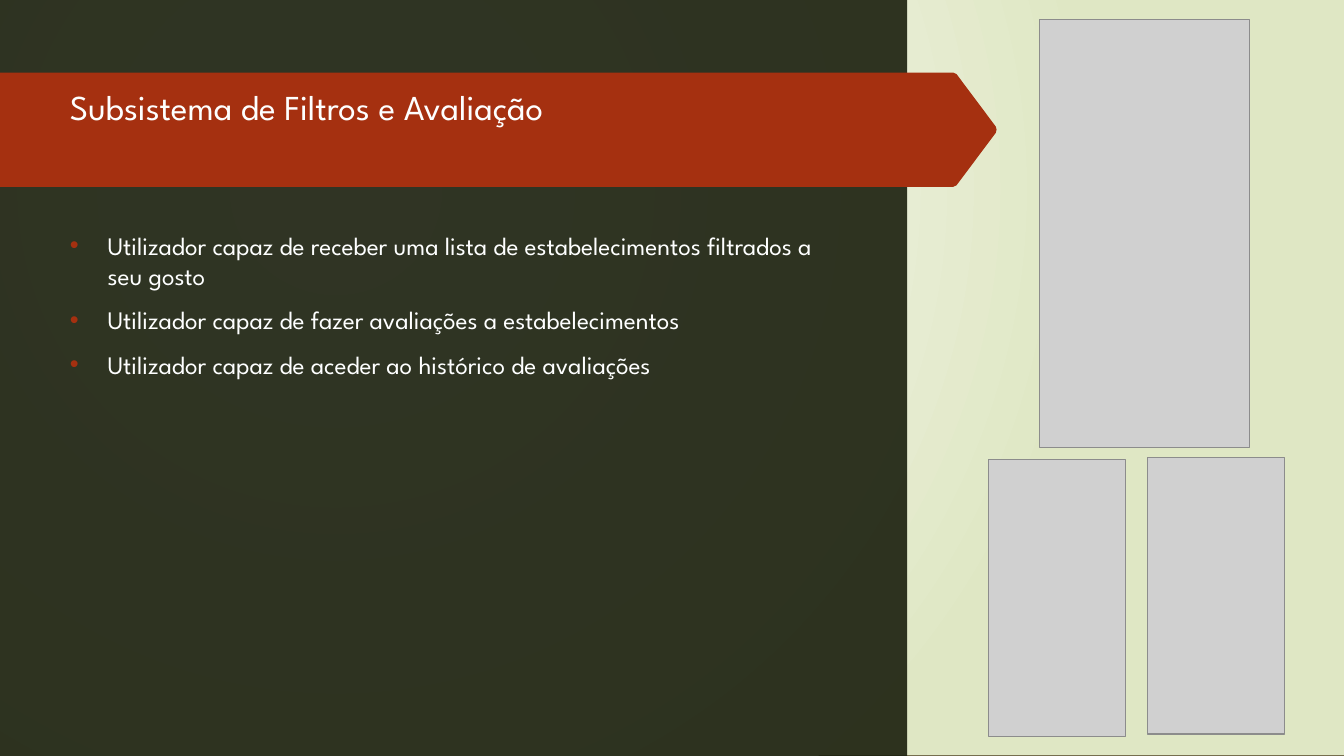
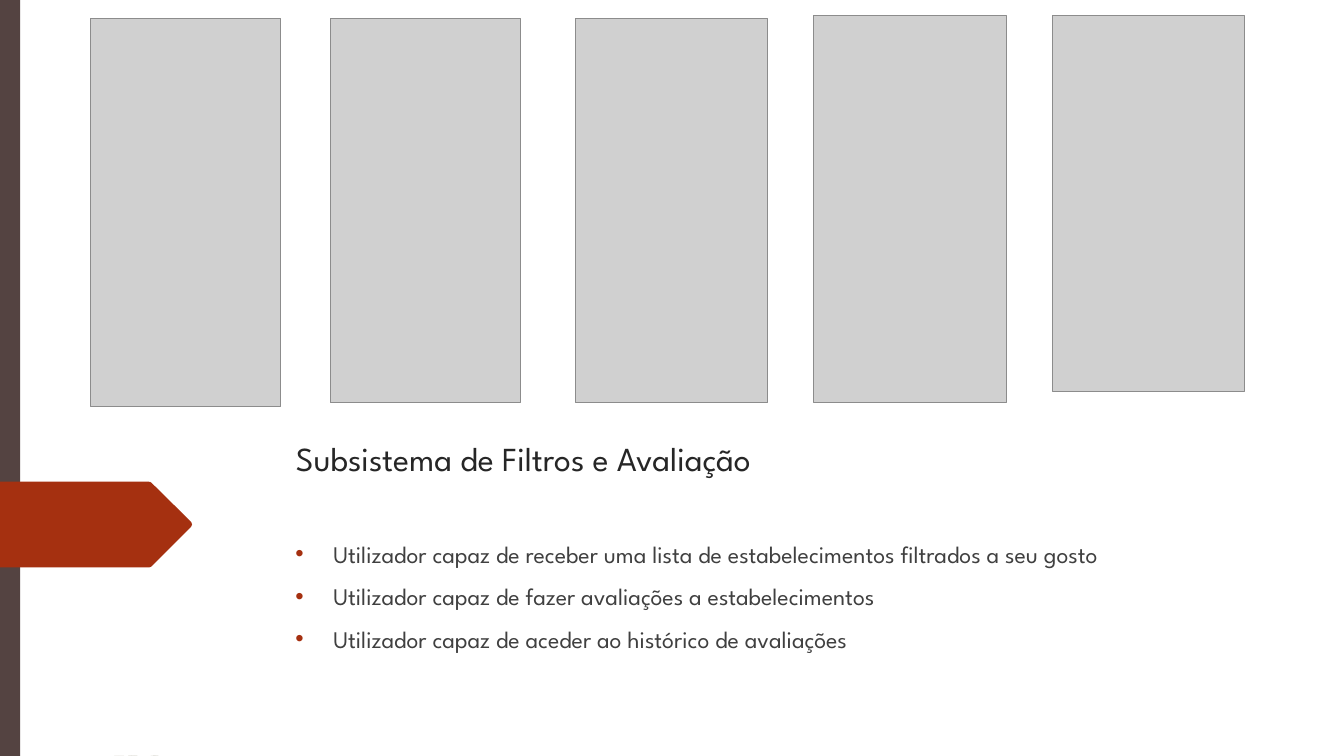
Before and after one commit to ftoldy1415/Projeto-LI4, a slide deck: slide 5 of FunTracker.pptx (slide 6 before the commit). Drawn at 1344x756 pixels with LibreOffice and Linux fonts; fonts in the diff are those of the drawing; grey boxes stand for pictures. Boxes give left, top, right and bottom in pixels: in the first picture for what was removed or moved away, otherwise in the second. Text is boxed around its words. In the diff, an @@ line names an element or a change of style, - is before the commit and + after.

Commit message:
pptx updated

```diff
--- a/FunTracker.pptx
+++ b/FunTracker.pptx
@@ background gradient #A39F93 to #766E4E to #FFFFFF @@
@@ rectangle at (0, 0, 1344, 756): fill gradient #FFFFFF to #DFE8C4 to #FFFFFF @@
@@ rectangle removed at (0, 0, 20, 756) @@
@@ rectangle removed at (0, 0, 907, 756) @@
@@ rectangle added at (0, 0, 20, 756), fill #544341 @@
@@ picture: place and size @@
-picture at (1040, 19, 1249, 448)
+picture at (91, 18, 281, 406)
@@ picture: place and size @@
-picture at (1147, 458, 1285, 734)
+picture at (330, 18, 520, 402)
@@ picture added at (576, 18, 768, 402) @@
@@ picture: place and size @@
-picture at (988, 460, 1125, 736)
+picture at (814, 16, 1006, 403)
@@ picture added at (1053, 16, 1245, 391) @@
@@ freeform shape removed at (0, 73, 997, 187) @@
@@ title "Subsistema de Filtros e Avaliação": place and size @@
-title "Subsistema de Filtros e Avaliação" at (70, 96, 543, 128)
+title "Subsistema de Filtros e Avaliação" at (296, 448, 751, 478)
@@ title "Subsistema de Filtros e Avaliação" at (296, 448, 751, 478): size 25 to 24 pt, text colour #FEFFFF to #262626; vertical alignment middle to bottom @@
@@ freeform shape added at (0, 482, 193, 568), fill #A53010 @@
@@ text "Utilizador capaz de receber uma ...": place and size @@
-text "Utilizador capaz de receber uma ..." at (108, 237, 811, 380)
+text "Utilizador capaz de receber uma ..." at (333, 546, 1098, 653)
@@ text "Utilizador capaz de receber uma ..." at (333, 546, 1098, 653): size 18 to 17 pt, text colour #FEFFFF to #404040 @@
@@ group removed at (11, 154, 315, 720): 5 freeform shapes @@
@@ group removed at (51, 142, 262, 728): 7 freeform shapes @@
@@ fill #E3EACF at 20% opacity to #766F54 at 20% opacity in 5 elements at (0, 284, 11, 353), (89, 601, 156, 756), (106, 717, 125, 756), (102, 720, 120, 756), (94, 689, 120, 756) @@
@@ fill #E3EACF to #766F54 in 5 elements at (3, 0, 57, 485), (111, 646, 158, 755), (123, 725, 138, 756), (118, 728, 131, 756), (111, 697, 134, 755) @@
```
Also in this commit, not shown: 2 other slides changed, 1 slide added, 1 slide removed.
